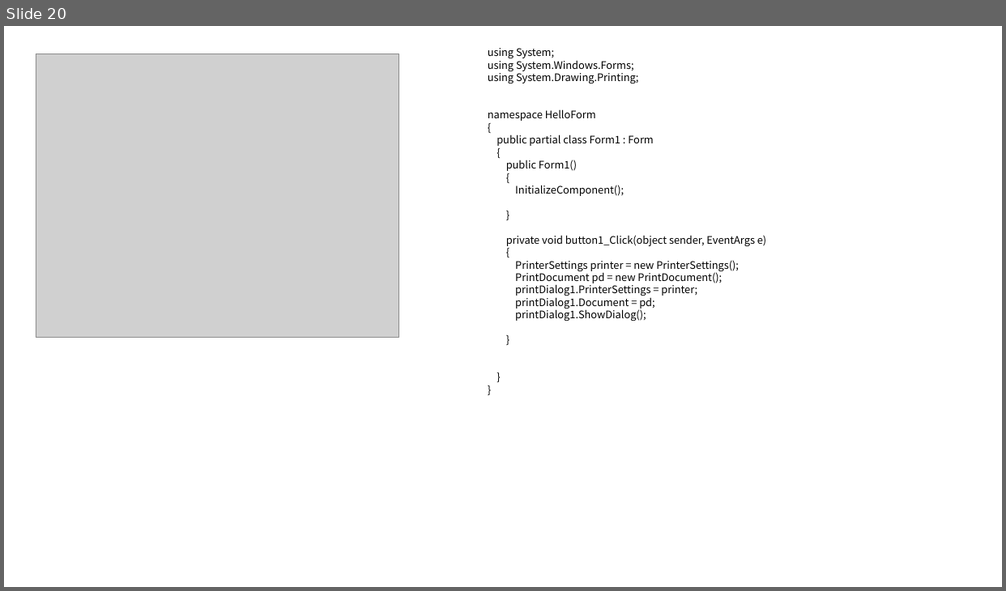
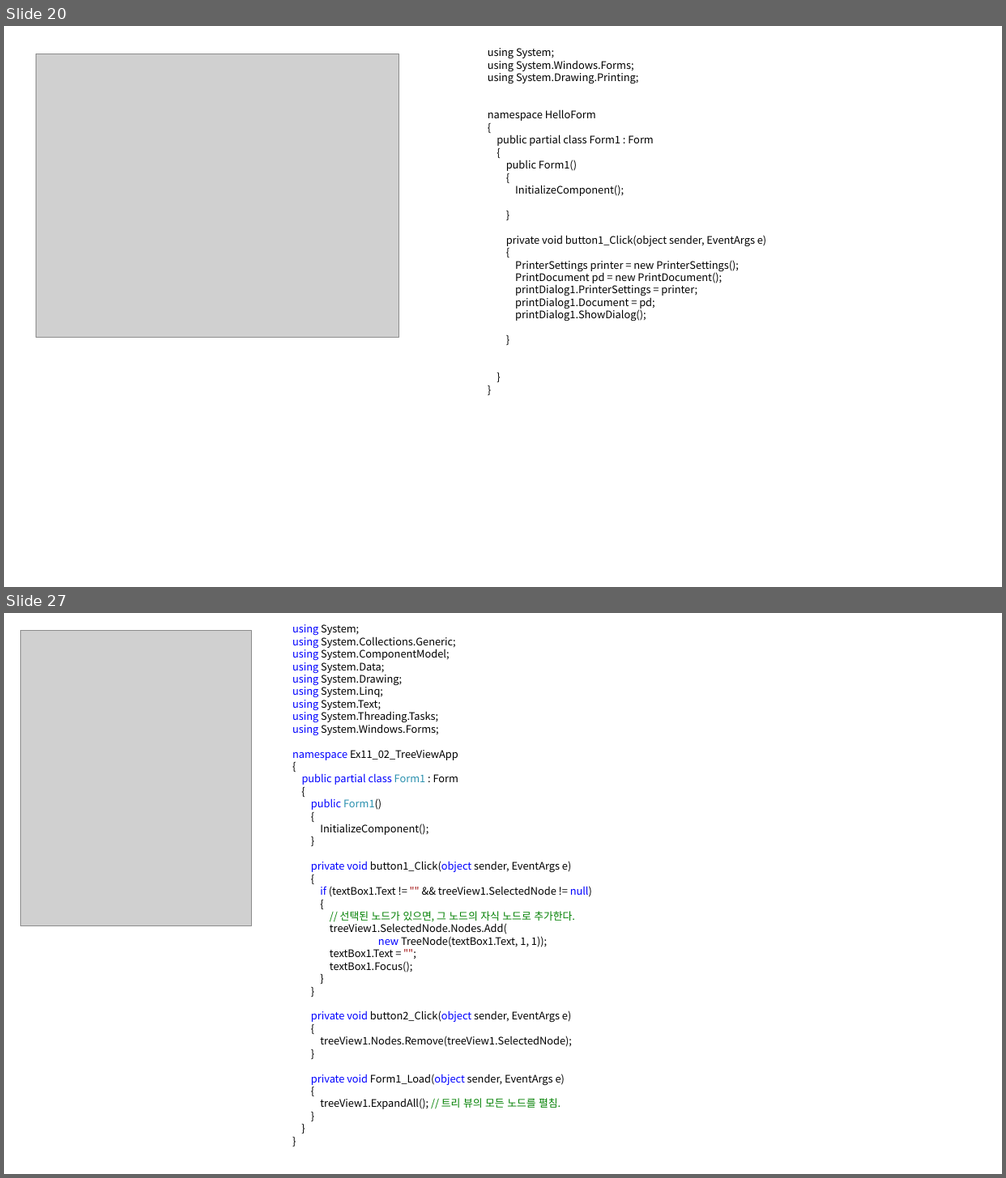
Before and after one commit to Kimhyunjin4455/CSharp, a slide deck: 객체0510.pptx. Shown one above the other, each under a label of ours: slide 20 before the commit, slides 20 and 27 after it; the slides between them are not shown. The pictures are 1006x591 and 1006x1178 pixels, drawn with LibreOffice and Linux fonts; fonts in the diff are those of the drawing; grey boxes stand for pictures. Boxes give left, top, right and bottom in pixels: in the first picture for what was removed or moved away, otherwise in the second. Text is boxed around its words. In the diff, an @@ line names an element or a change of style, - is before the commit and + after.

```diff
--- a/객체0510.pptx
+++ b/객체0510.pptx
@@ slide 27 added at <box>4,613,1002,1174</box>, background #FFFFFF @@
@@ picture added at <box>20,630,252,926</box> @@
@@ text added at <box>292,624,592,1110</box>, 10 pt, text #000000 @@
+using System;
+using System.Collections.Generic;
+using System.ComponentModel;
+using System.Data;
+using System.Drawing;
+using System.Linq;
+using System.Text;
+using System.Threading.Tasks;
+using System.Windows.Forms;
+namespace Ex11_02_TreeViewApp
+{
+public partial class Form1 : Form
+{
+public Form1()
+{
+InitializeComponent();
+}
+private void button1_Click(object sender, EventArgs e)
+{
+if (textBox1.Text != "" && treeView1.SelectedNode != null)
+{
+// 선택된 노드가 있으면, 그 노드의 자식 노드로 추가한다.
+treeView1.SelectedNode.Nodes.Add(
+new TreeNode(textBox1.Text, 1, 1));
+textBox1.Text = "";
+textBox1.Focus();
+}
+}
+private void button2_Click(object sender, EventArgs e)
+{
+treeView1.Nodes.Remove(treeView1.SelectedNode);
+}
+private void Form1_Load(object sender, EventArgs e)
+{
+treeView1.ExpandAll(); // 트리 뷰의 모든 노드를 펼침.
+}
+}
+}
```
Also in this commit, not shown: 12 other slides added.
